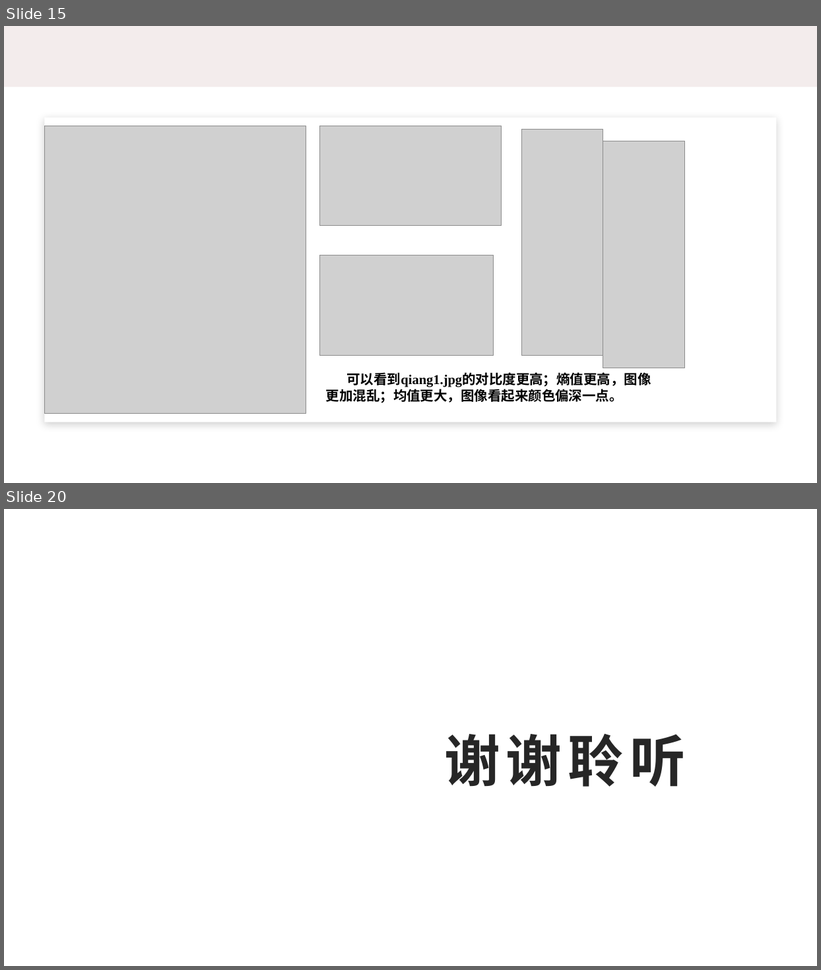
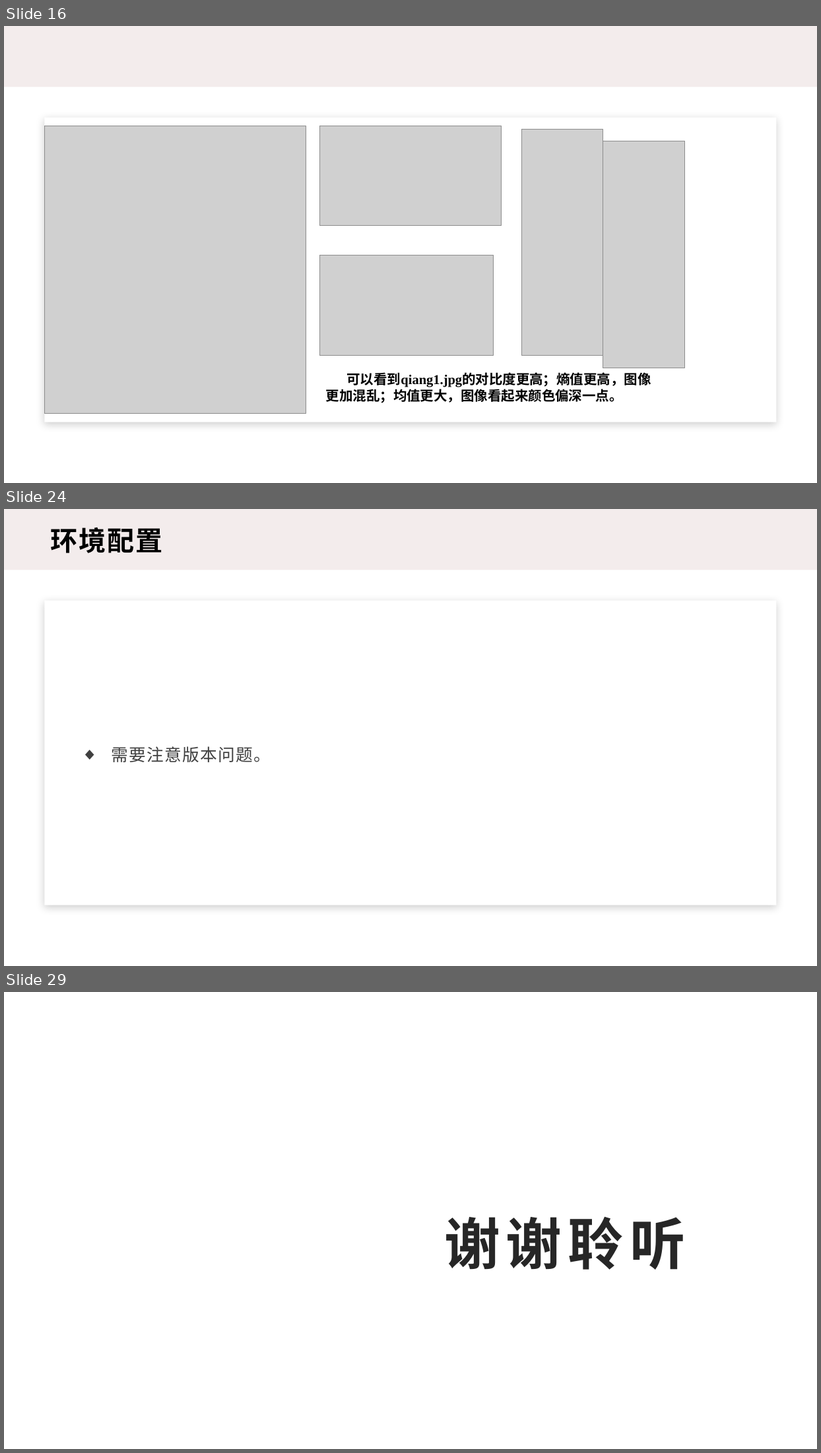
Before and after one commit to Jacky-007/master, a slide deck: 10185102144-董辰尧-09/10185102144-董辰尧-ppt.pptx. Shown one above the other, each under a label of ours: slides 15 and 20 before the commit, slides 16, 24 and 29 after it; the slides between them are not shown. The pictures are 821x970 and 821x1453 pixels, drawn with LibreOffice and Linux fonts; fonts in the diff are those of the drawing; grey boxes stand for pictures; background and template pictures are left out. Boxes give left, top, right and bottom in pixels: in the first picture for what was removed or moved away, otherwise in the second. Text is boxed around its words. In the diff, an @@ line names an element or a change of style, - is before the commit and + after.

```diff
--- a/10185102144-董辰尧-09/10185102144-董辰尧-ppt.pptx
+++ b/10185102144-董辰尧-09/10185102144-董辰尧-ppt.pptx
@@ slide 24 added at bbox=[4, 509, 817, 966], background #FFFFFF @@
@@ rectangle added at bbox=[4, 509, 817, 570], fill #F3ECEC @@
@@ text added at bbox=[51, 527, 163, 553], 32 pt, text #000000, bold @@
+环境配置
@@ rectangle added at bbox=[45, 601, 777, 906], fill #FFFFFF @@
@@ text added at bbox=[112, 747, 271, 762], 20 pt, text #404040 @@
+◆ 需要注意版本问题。
@@ what was slide 15 is now slide 16 @@
@@ what was slide 20 is now slide 29 @@
```
Also in this commit, not shown: 3 slides changed, 10 other slides added, 2 slides removed.
